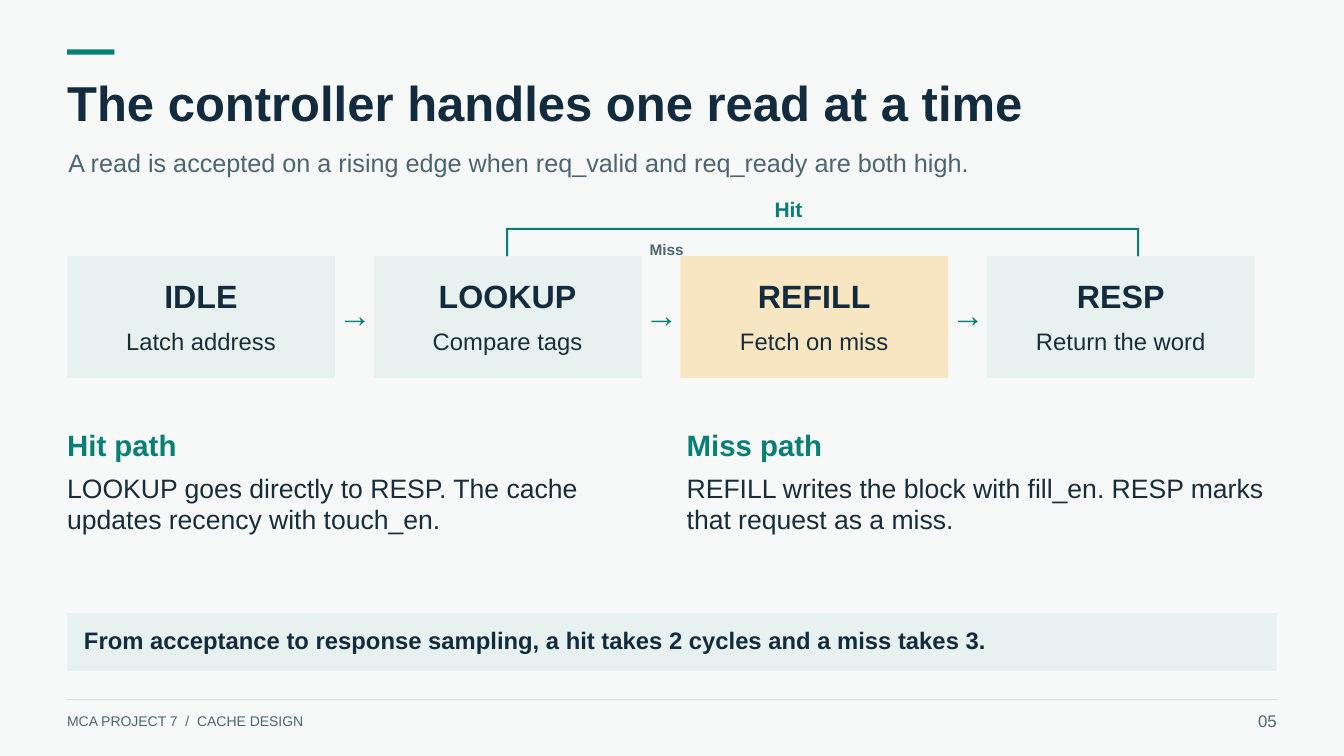
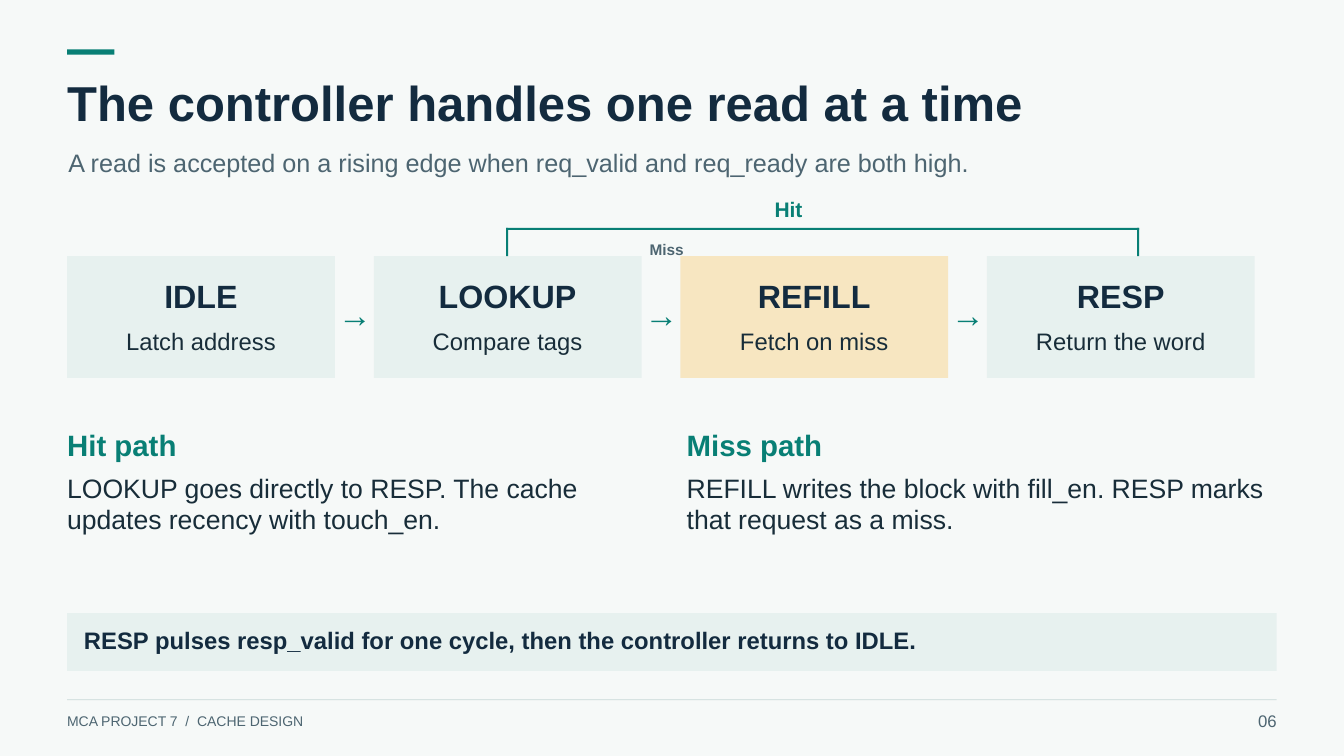
Before and after one commit to Kushal425/MCA-Project7-Team-5-1-MUX, a slide deck: slide 6 of phase2/presentation/MCA-Project7-Presentation.pptx (slide 5 before the commit). Drawn at 1344x756 pixels with LibreOffice and Linux fonts; fonts in the diff are those of the drawing. Boxes give left, top, right and bottom in pixels: in the first picture for what was removed or moved away, otherwise in the second. Text is boxed around its words. In the diff, an @@ line names an element or a change of style, - is before the commit and + after.

```diff
--- a/phase2/presentation/MCA-Project7-Presentation.pptx
+++ b/phase2/presentation/MCA-Project7-Presentation.pptx
@@ text at box(84, 631, 916, 654): text changed @@
-From acceptance to response sampling, a hit takes 2 cycles and a miss takes 3.
+RESP pulses resp_valid for one cycle, then the controller returns to IDLE.
@@ text at box(1258, 715, 1277, 727): text changed @@
-05
+06
```
Also in this commit, not shown: 5 other slides changed, 7 slides added, 4 slides removed, 1 other file.
